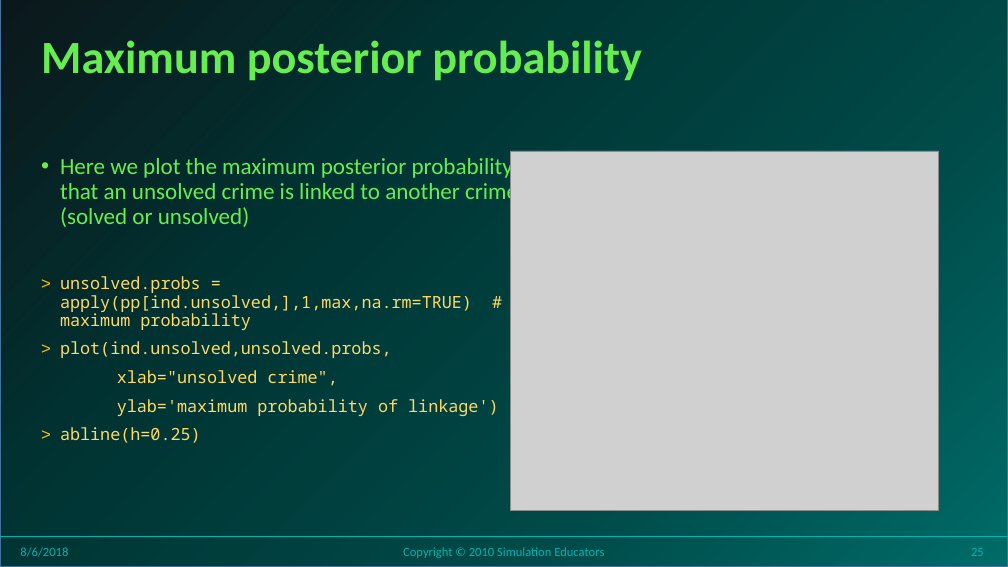
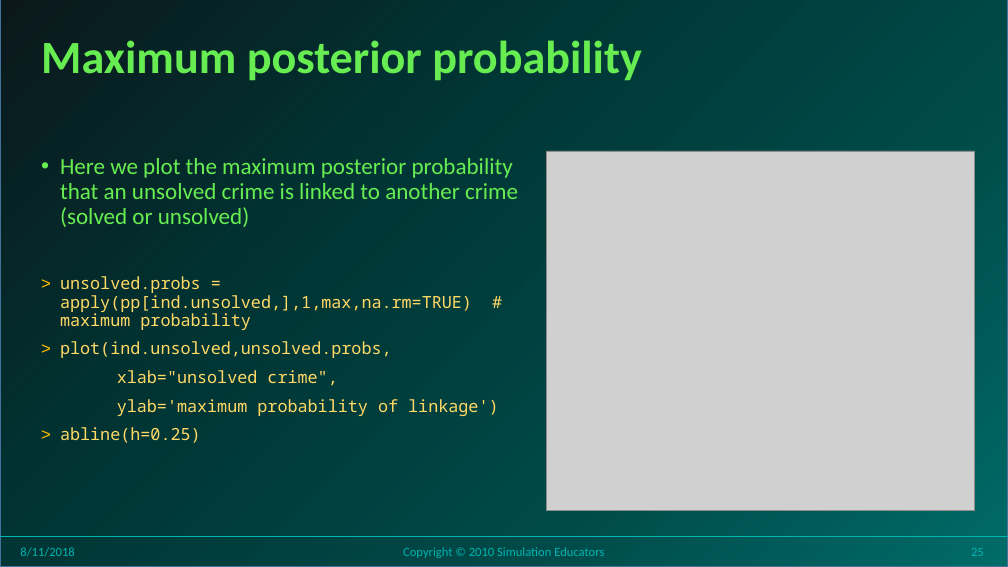
Before and after one commit to stricje1/VIT_University, a slide deck: slide 25 of Predictive_Modeling/PPT/Seminar 05 - Machine Learning Models.pptx. Drawn at 1008x567 pixels with LibreOffice and Linux fonts; fonts in the diff are those of the drawing; grey boxes stand for pictures; background and template pictures are left out. Boxes give left, top, right and bottom in pixels: in the first picture for what was removed or moved away, otherwise in the second. Text is boxed around its words. In the diff, an @@ line names an element or a change of style, - is before the commit and + after.

```diff
--- a/Predictive_Modeling/PPT/Seminar 05 - Machine Learning Models.pptx
+++ b/Predictive_Modeling/PPT/Seminar 05 - Machine Learning Models.pptx
@@ picture: place and size @@
-picture at box(510, 151, 938, 511)
+picture at box(547, 151, 975, 511)
@@ text at box(20, 547, 74, 557): text changed @@
-8/6/2018
+8/11/2018
```
Also in this commit, not shown: 26 other slides changed, 3 other files.
